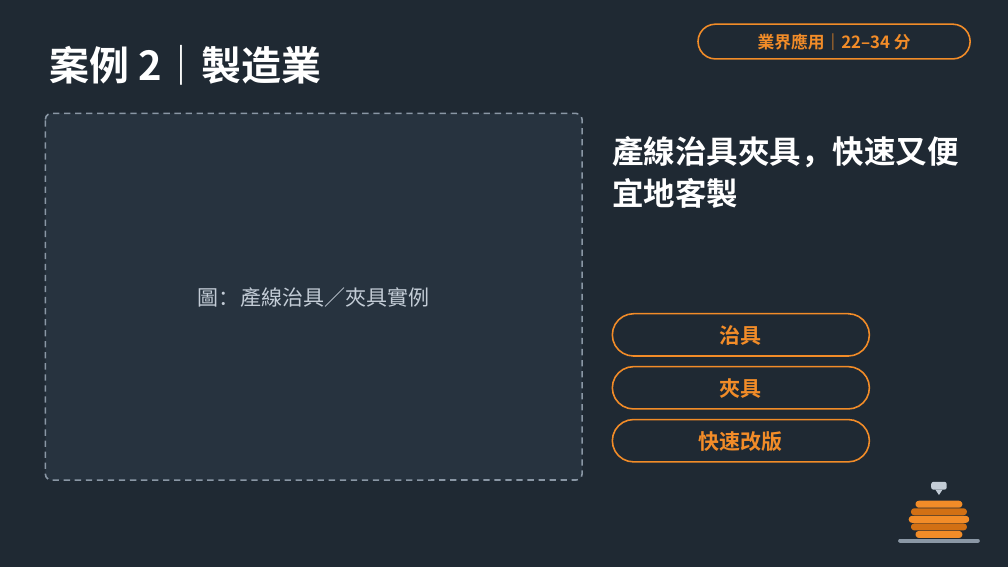
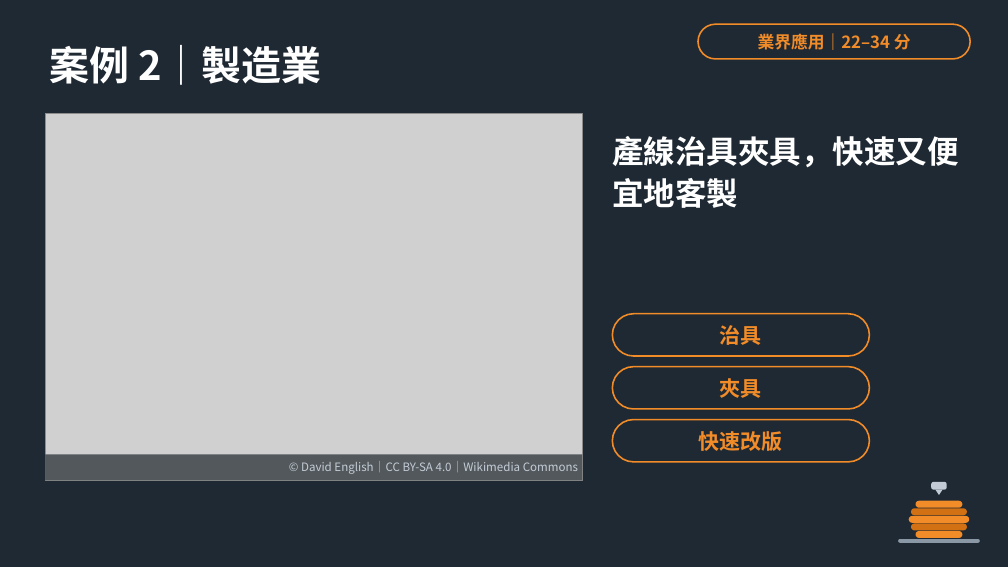
Before and after one commit to Ianwangamer/flip-cargo-e-plus, a slide deck: slide 12 of workshop-3d-printing/3D列印工作坊.pptx. Drawn at 1008x567 pixels with LibreOffice and Linux fonts; fonts in the diff are those of the drawing; grey boxes stand for pictures. Boxes give left, top, right and bottom in pixels: in the first picture for what was removed or moved away, otherwise in the second. Text is boxed around its words. In the diff, an @@ line names an element or a change of style, - is before the commit and + after.

```diff
--- a/workshop-3d-printing/3D列印工作坊.pptx
+++ b/workshop-3d-printing/3D列印工作坊.pptx
@@ rounded rectangle removed at (45, 113, 582, 480) @@
-圖：產線治具／夾具實例
@@ picture added at (45, 113, 582, 480) @@
@@ rectangle added at (45, 454, 582, 480), fill #11181F at 65% opacity, 11 pt, text #C3CCD6 @@
+© David English｜CC BY-SA 4.0｜Wikimedia Commons
```
Also in this commit, not shown: 4 other slides changed, 9 other files.
